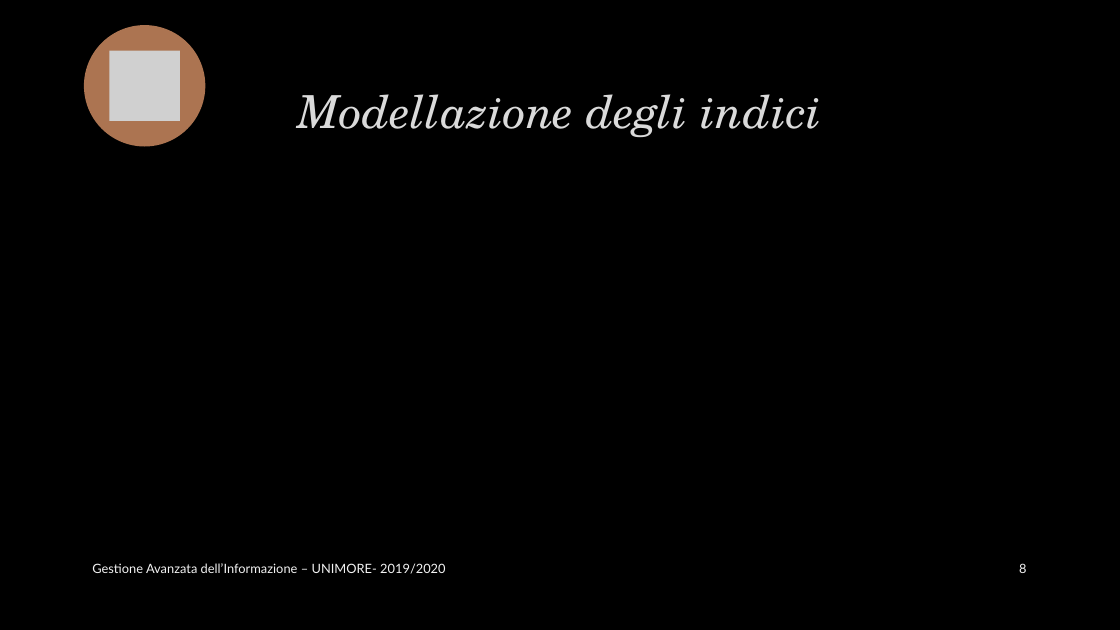
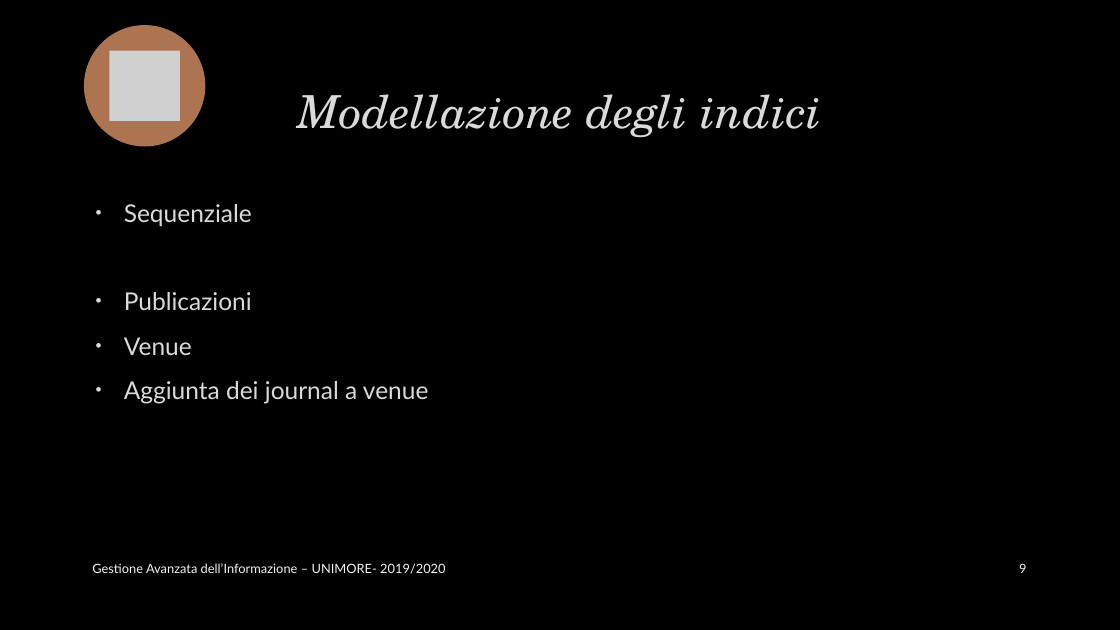
Before and after one commit to marcopiccinni/Search-Engine-for-DBLP, a slide deck: slide 9 of Doc-it.pptx (slide 8 before the commit). Drawn at 1120x630 pixels with LibreOffice and Linux fonts; fonts in the diff are those of the drawing; grey boxes stand for pictures; background and template pictures are left out. Boxes give left, top, right and bottom in pixels: in the first picture for what was removed or moved away, otherwise in the second. Text is boxed around its words. In the diff, an @@ line names an element or a change of style, - is before the commit and + after.

```diff
--- a/Doc-it.pptx
+++ b/Doc-it.pptx
@@ text added at bbox=[124, 204, 428, 404], 21 pt, text #DADADA @@
+• Sequenziale
+• Publicazioni
+• Venue
+• Aggiunta dei journal a venue
@@ page number at bbox=[1019, 563, 1026, 573]: text changed @@
-8
+9
```
Also in this commit, not shown: 9 other slides changed, 7 slides added.
